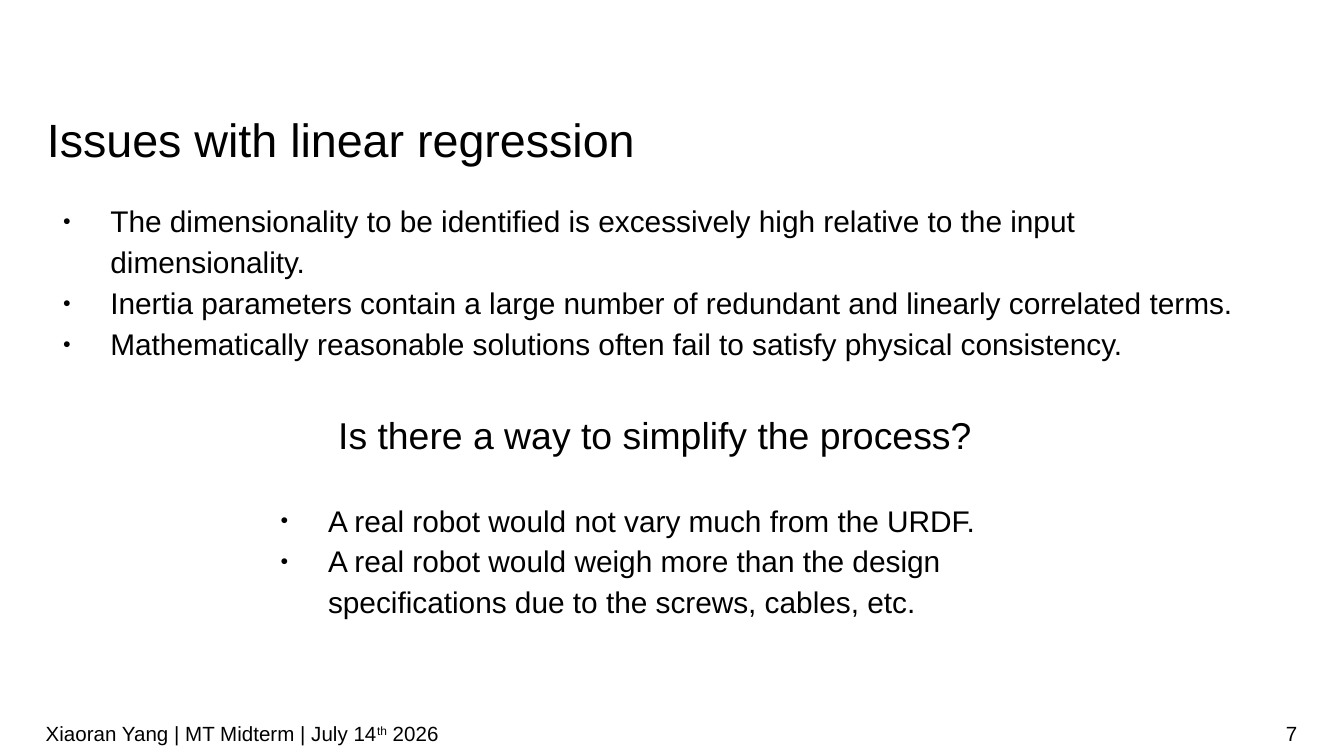
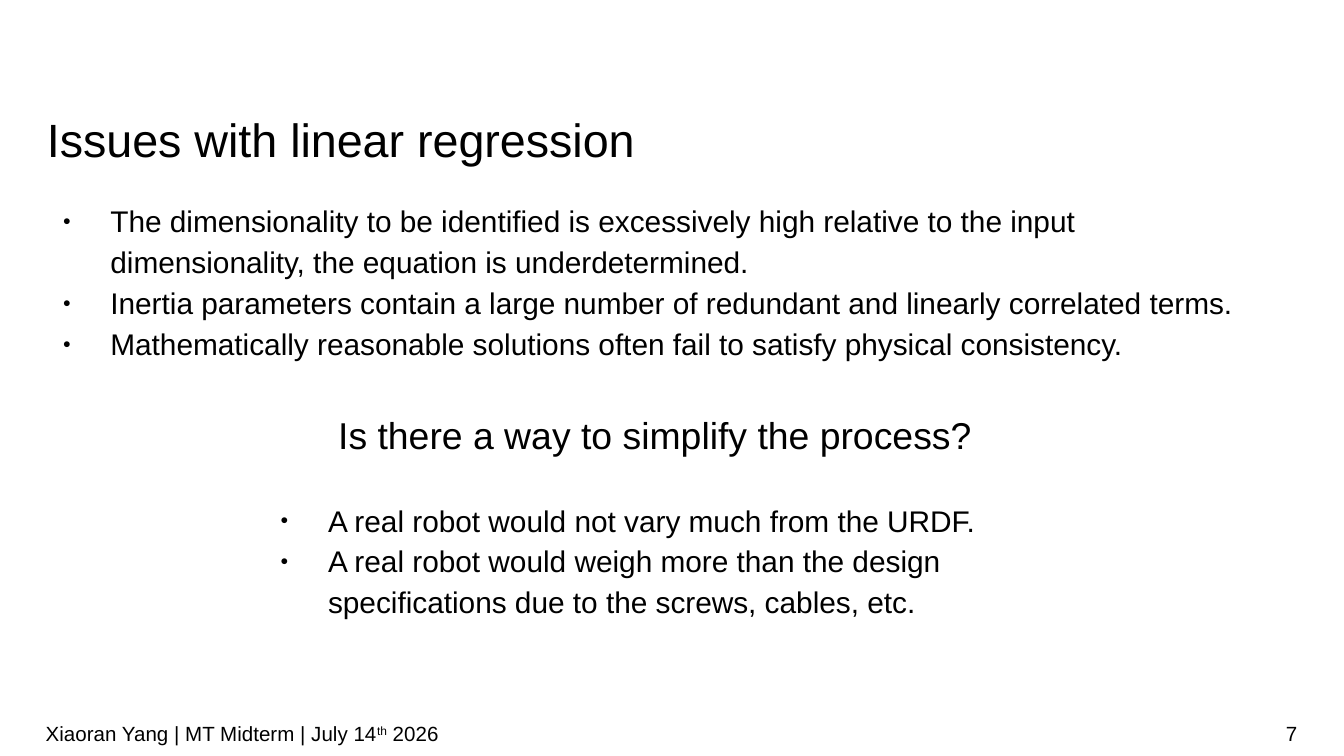
Before and after one commit to IDoccupled/identification, a slide deck: slide 7 of presentation/Midterm.odp. Drawn at 1344x756 pixels with LibreOffice and Linux fonts; fonts in the diff are those of the drawing; background and template pictures are left out. Boxes give left, top, right and bottom in pixels: in the first picture for what was removed or moved away, otherwise in the second. Text is boxed around its words. In the diff, an @@ line names an element or a change of style, - is before the commit and + after.

Commit message:
presentation

```diff
--- a/presentation/Midterm.odp
+++ b/presentation/Midterm.odp
@@ text at [110,210,1075,279]: text changed @@
-● The dimensionality to be identified is excessively high relative to the input dimensionality.
+● The dimensionality to be identified is excessively high relative to the input dimensionality, the equation is underdetermined.
```
Also in this commit, not shown: 3 other slides changed.
